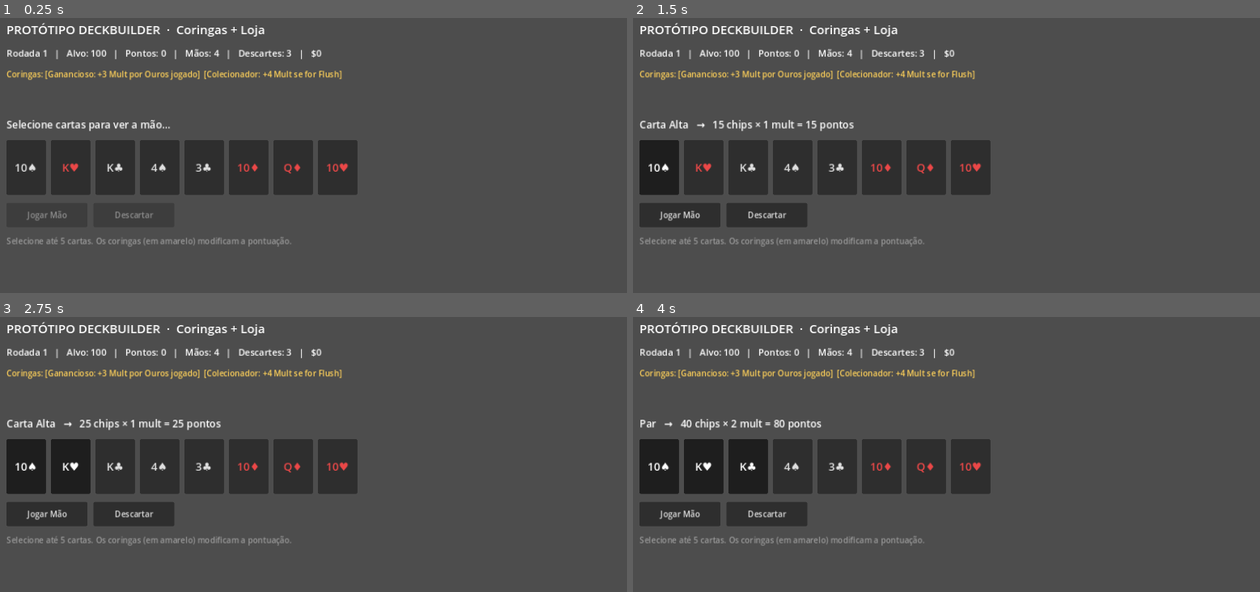
Above: before the commit, frames 1-4 (two rows, left to right).
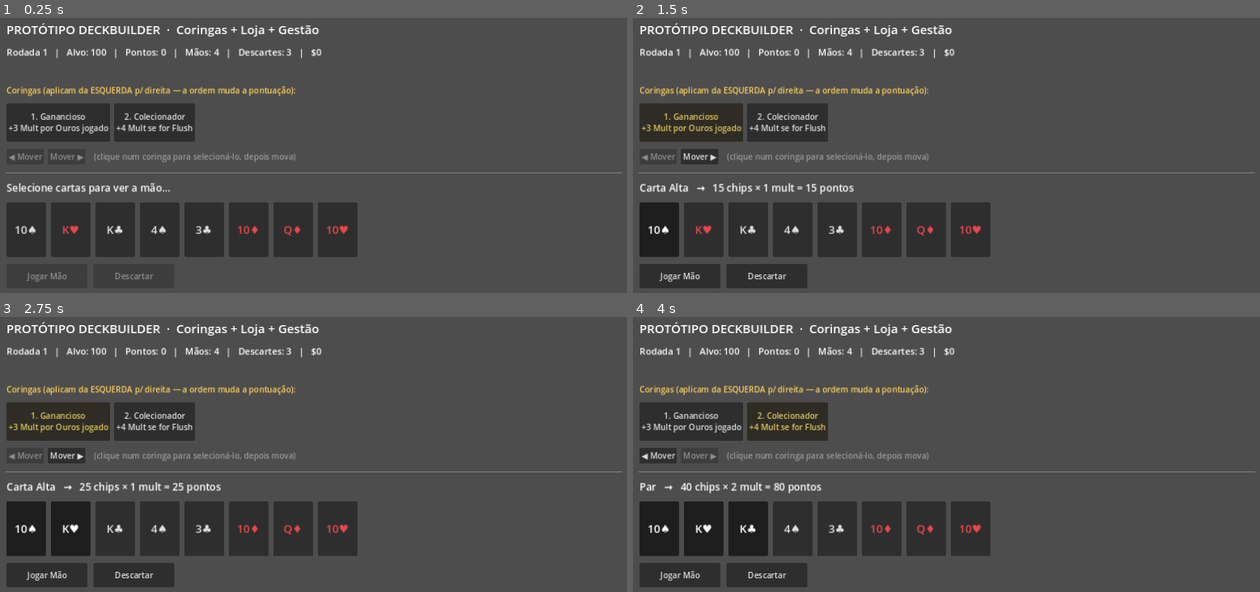
Above: after the commit, the same moments.

Repository: srtebanha-ux/vscode
Game: Godot game, scene res://main.tscn
Two runs of this game, one before a commit and one after it. Both use one fixed random seed, a clock stepped at 60 frames per second and the inputs below.
Inputs (mouse positions are in pixels of both pictures, inside the frame that each line leads up to):
- Up to frame 1 (0.25 s): no input
- Up to frame 2 (1.5 s): click "10♠" at 0.5 s; click (689, 122) at 1.25 s, where only the run after the commit has a clickable "1. Ganancioso +3 Mult por Our…"
- Up to frame 3 (2.75 s): click "K♥" at 2 s
- Up to frame 4 (4 s): click (789, 421) at 2.75 s, where only the run after the commit has a clickable "2. Colecionador +4 Mult se fo…"; click "K♣" at 3.5 s

The runs differ from the first frame. In frame 1, 23% of the frame differs, in the area x 0-100%, y 2-96%; in frame 2, 26%; in frame 3, 26%, in the area x 0-100%, y 2-99%; in frame 4, 26%.

Commit message:
Phase 2: spatial joker management (order matters) + shop reroll
Entrega o diferencial da visão original — organizar importa:

- joker.gd: efeitos posicionais MULT_PER_LEFT e MULT_IF_RIGHTMOST; novos
  coringas Acumulador e Finalizador (catálogo agora com 10)
- scoring.gd: passa a POSIÇÃO de cada coringa no contexto, então a ordem da
  fileira altera a pontuação
- main.gd: fileira de coringas reordenável (selecionar + Mover ◀/▶) sempre
  visível; reroll pago na loja
- tests/run_tests.gd: testes que provam que a ordem muda o resultado
  (Finalizador por último = 14 mult; não-último = 6) — 14 testes no total
- README/GDD/jokers atualizados; próximo passo é grade 2D real

Co-Authored-By: Claude Opus 4.8 <noreply@anthropic.com>
Claude-Session: https://claude.ai/code/session_01DT7u89Rz2w2T4WFyx9WgUE

Diff:
--- a/deckbuilder-prototype/joker.gd
+++ b/deckbuilder-prototype/joker.gd
@@ -15,6 +15,8 @@
 	CHIPS_PER_SUIT,   # 4: +amount de chips por carta do naipe suit_filter
 	MULT_IF_HAND,     # 5: +amount de mult SE o tipo de mão == hand_filter
 	MULT_PER_DISCARD, # 6: +amount de mult por descarte NÃO usado (recompensa cautela)
+	MULT_PER_LEFT,    # 7: +amount de mult por coringa à ESQUERDA (posição importa!)
+	MULT_IF_RIGHTMOST,# 8: +amount de mult SE for o coringa mais à direita
 }
 
 @export var id: String = ""
@@ -46,6 +48,12 @@
 				mult += amount
 		Effect.MULT_PER_DISCARD:
 			mult += amount * int(ctx.get("discards_left", 0))
+		Effect.MULT_PER_LEFT:
+			# ctx["index"] = posição deste coringa (0 = mais à esquerda)
+			mult += amount * int(ctx.get("index", 0))
+		Effect.MULT_IF_RIGHTMOST:
+			if int(ctx.get("index", 0)) == int(ctx.get("joker_count", 1)) - 1:
+				mult += amount
 	return { "chips": chips, "mult": mult }
 
 
@@ -94,4 +102,8 @@
 			Effect.CHIPS_PER_SUIT, 15, "spades", "", 5),
 		make("trio", "Trio", "+5 Mult se for Trinca",
 			Effect.MULT_IF_HAND, 5, "", "Trinca", 5),
+		make("acumulador", "Acumulador", "+2 Mult por coringa à esquerda",
+			Effect.MULT_PER_LEFT, 2, "", "", 6),
+		make("finalizador", "Finalizador", "+8 Mult se for o último à direita",
+			Effect.MULT_IF_RIGHTMOST, 8, "", "", 6),
 	]
--- a/deckbuilder-prototype/main.gd
+++ b/deckbuilder-prototype/main.gd
@@ -1,8 +1,12 @@
 extends Control
 
-## Protótipo jogável de deckbuilder (Balatro-lite) + Coringas + Loja.
+## Protótipo jogável de deckbuilder (Balatro-lite) + Coringas + Loja + Gestão.
 ## Toda a UI é construída em código de propósito: zero arte, foco no LOOP.
 ## A lógica de pontuação vive em scoring.gd (testável); aqui é só jogo + UI.
+##
+## FASE 2 (gestão espacial): a ORDEM dos coringas importa. Alguns efeitos
+## dependem da posição na fileira, e você pode reordená-los — organizar é
+## uma decisão, no espírito do Backpack Hero.
 
 # --------------------------------------------------------------------------
 #  BALANCEAMENTO — mexa aqui para ajustar o jogo. É o "painel de controle".
@@ -16,6 +20,7 @@
 const STARTING_JOKERS := 2      # coringas com que o jogador começa
 const MAX_JOKERS := 5           # limite de coringas
 const SHOP_SLOTS := 3           # coringas ofertados por loja
+const REROLL_COST := 2          # custo para rerolar a loja
 
 # --------------------------------------------------------------------------
 #  ESTADO
@@ -23,7 +28,8 @@
 var deck: Array = []
 var hand: Array = []
 var selected: Array = []     # índices dentro de `hand`
-var jokers: Array = []       # coringas em posse do jogador
+var jokers: Array = []       # coringas em posse do jogador (a ORDEM importa)
+var selected_joker := -1     # coringa selecionado para reordenar (-1 = nenhum)
 var shop_offers: Array = []  # coringas à venda na loja atual
 var round_num := 1
 var target := BASE_TARGET
@@ -38,8 +44,11 @@
 #  REFERÊNCIAS DE UI
 # --------------------------------------------------------------------------
 var info_label: Label
-var joker_label: Label
 var message_label: Label
+# fileira de coringas (sempre visível)
+var joker_row: HBoxContainer
+var move_left_button: Button
+var move_right_button: Button
 # painel de jogo
 var play_panel: VBoxContainer
 var preview_label: Label
@@ -49,6 +58,7 @@
 # painel de loja
 var shop_panel: VBoxContainer
 var shop_row: HBoxContainer
+var reroll_button: Button
 var continue_button: Button
 
 
@@ -63,11 +73,11 @@
 	add_child(margin)
 
 	var root := VBoxContainer.new()
-	root.add_theme_constant_override("separation", 16)
+	root.add_theme_constant_override("separation", 14)
 	margin.add_child(root)
 
 	var title := Label.new()
-	title.text = "PROTÓTIPO DECKBUILDER  ·  Coringas + Loja"
+	title.text = "PROTÓTIPO DECKBUILDER  ·  Coringas + Loja + Gestão"
 	title.add_theme_font_size_override("font_size", 24)
 	root.add_child(title)
 
@@ -75,17 +85,12 @@
 	info_label.add_theme_font_size_override("font_size", 18)
 	root.add_child(info_label)
 
-	joker_label = Label.new()
-	joker_label.add_theme_color_override("font_color", Color(1.0, 0.82, 0.35))
-	joker_label.autowrap_mode = TextServer.AUTOWRAP_WORD_SMART
-	root.add_child(joker_label)
-
 	message_label = Label.new()
 	message_label.add_theme_color_override("font_color", Color(0.4, 0.8, 1.0))
 	root.add_child(message_label)
 
+	_build_joker_bar(root)
 	root.add_child(HSeparator.new())
-
 	_build_play_panel(root)
 	_build_shop_panel(root)
 
@@ -94,9 +99,39 @@
 	start_round()
 
 
+func _build_joker_bar(root: VBoxContainer) -> void:
+	var header := Label.new()
+	header.text = "Coringas (aplicam da ESQUERDA p/ direita — a ordem muda a pontuação):"
+	header.add_theme_color_override("font_color", Color(1.0, 0.82, 0.35))
+	root.add_child(header)
+
+	joker_row = HBoxContainer.new()
+	joker_row.add_theme_constant_override("separation", 8)
+	root.add_child(joker_row)
+
+	var move_bar := HBoxContainer.new()
+	move_bar.add_theme_constant_override("separation", 8)
+	root.add_child(move_bar)
+
+	move_left_button = Button.new()
+	move_left_button.text = "◀ Mover"
+	move_left_button.pressed.connect(_move_joker.bind(-1))
+	move_bar.add_child(move_left_button)
+
+	move_right_button = Button.new()
+	move_right_button.text = "Mover ▶"
+	move_right_button.pressed.connect(_move_joker.bind(1))
+	move_bar.add_child(move_right_button)
+
+	var tip := Label.new()
+	tip.text = "  (clique num coringa para selecioná-lo, depois mova)"
+	tip.add_theme_color_override("font_color", Color(0.6, 0.6, 0.6))
+	move_bar.add_child(tip)
+
+
 func _build_play_panel(root: VBoxContainer) -> void:
 	play_panel = VBoxContainer.new()
-	play_panel.add_theme_constant_override("separation", 16)
+	play_panel.add_theme_constant_override("separation", 14)
 	root.add_child(play_panel)
 
 	preview_label = Label.new()
@@ -123,15 +158,10 @@
 	discard_button.pressed.connect(_on_discard)
 	buttons.add_child(discard_button)
 
-	var hint := Label.new()
-	hint.text = "Selecione até 5 cartas. Os coringas (em amarelo) modificam a pontuação."
-	hint.add_theme_color_override("font_color", Color(0.6, 0.6, 0.6))
-	play_panel.add_child(hint)
-
 
 func _build_shop_panel(root: VBoxContainer) -> void:
 	shop_panel = VBoxContainer.new()
-	shop_panel.add_theme_constant_override("separation", 16)
+	shop_panel.add_theme_constant_override("separation", 14)
 	root.add_child(shop_panel)
 
 	var shop_title := Label.new()
@@ -143,11 +173,21 @@
 	shop_row.add_theme_constant_override("separation", 12)
 	shop_panel.add_child(shop_row)
 
+	var shop_buttons := HBoxContainer.new()
+	shop_buttons.add_theme_constant_override("separation", 12)
+	shop_panel.add_child(shop_buttons)
+
+	reroll_button = Button.new()
+	reroll_button.text = "Rerolar ($%d)" % REROLL_COST
+	reroll_button.custom_minimum_size = Vector2(160, 48)
+	reroll_button.pressed.connect(_on_reroll)
+	shop_buttons.add_child(reroll_button)
+
 	continue_button = Button.new()
 	continue_button.text = "Próxima Rodada  ▶"
 	continue_button.custom_minimum_size = Vector2(220, 48)
 	continue_button.pressed.connect(_on_continue)
-	shop_panel.add_child(continue_button)
+	shop_buttons.add_child(continue_button)
 
 
 # --------------------------------------------------------------------------
@@ -239,16 +279,41 @@
 	in_shop = false
 	round_num = 1
 	money = 0
+	selected_joker = -1
 	message_label.text = ""
 	jokers = Joker.default_pool().slice(0, STARTING_JOKERS)
 	start_round()
 
 
 # --------------------------------------------------------------------------
-#  LOJA (Fase 1.5)
+#  GESTÃO: reordenar coringas (a posição muda o cálculo)
+# --------------------------------------------------------------------------
+func _on_joker_clicked(index: int) -> void:
+	selected_joker = -1 if selected_joker == index else index
+	update_ui()
+
+
+func _move_joker(dir: int) -> void:
+	var i := selected_joker
+	var j := i + dir
+	if i < 0 or j < 0 or j >= jokers.size():
+		return
+	var tmp = jokers[i]
+	jokers[i] = jokers[j]
+	jokers[j] = tmp
+	selected_joker = j
+	update_ui()
+
+
+# --------------------------------------------------------------------------
+#  LOJA
 # --------------------------------------------------------------------------
 func _open_shop() -> void:
 	in_shop = true
+	_generate_offers()
+
+
+func _generate_offers() -> void:
 	shop_offers.clear()
 	var owned := {}
 	for j in jokers:
@@ -275,6 +340,15 @@
 	update_ui()
 
 
+func _on_reroll() -> void:
+	if money < REROLL_COST:
+		return
+	money -= REROLL_COST
+	_generate_offers()
+	message_label.text = "Loja rerolada (-$%d)" % REROLL_COST
+	update_ui()
+
+
 func _on_continue() -> void:
 	in_shop = false
 	round_num += 1
@@ -299,13 +373,14 @@
 	info_label.text = "Rodada %d   |   Alvo: %d   |   Pontos: %d   |   Mãos: %d   |   Descartes: %d   |   $%d" % [
 		round_num, target, round_score, hands_left, discards_left, money
 	]
-	_update_jokers_label()
+	_rebuild_jokers()
 
 	play_panel.visible = not in_shop
 	shop_panel.visible = in_shop
 
 	if in_shop:
 		_rebuild_shop()
+		reroll_button.disabled = money < REROLL_COST
 	else:
 		_rebuild_cards()
 		_update_preview()
@@ -313,14 +388,26 @@
 		discard_button.disabled = game_over or selected.is_empty() or discards_left <= 0
 
 
-func _update_jokers_label() -> void:
+func _rebuild_jokers() -> void:
+	for child in joker_row.get_children():
+		child.queue_free()
 	if jokers.is_empty():
-		joker_label.text = "Coringas: (nenhum)"
-		return
-	var parts := []
-	for j in jokers:
-		parts.append("[%s: %s]" % [j.joker_name, j.description])
-	joker_label.text = "Coringas: " + "  ".join(parts)
+		var empty := Label.new()
+		empty.text = "(nenhum coringa)"
+		empty.add_theme_color_override("font_color", Color(0.6, 0.6, 0.6))
+		joker_row.add_child(empty)
+	else:
+		for i in jokers.size():
+			var j: Joker = jokers[i]
+			var b := Button.new()
+			b.custom_minimum_size = Vector2(155, 76)
+			b.text = "%d. %s\n%s" % [i + 1, j.joker_name, j.description]
+			if i == selected_joker:
+				b.modulate = Color(1.0, 0.9, 0.4)  # destaca o selecionado
+			b.pressed.connect(_on_joker_clicked.bind(i))
+			joker_row.add_child(b)
+	move_left_button.disabled = selected_joker <= 0
+	move_right_button.disabled = selected_joker < 0 or selected_joker >= jokers.size() - 1
 
 
 func _rebuild_cards() -> void:
--- a/deckbuilder-prototype/scoring.gd
+++ b/deckbuilder-prototype/scoring.gd
@@ -88,7 +88,12 @@
 	var base_chips := chips
 	var base_mult := mult
 
-	for j in jokers:
+	# Aplica da esquerda para a direita. A POSIÇÃO de cada coringa entra no ctx,
+	# então efeitos posicionais (MULT_PER_LEFT, MULT_IF_RIGHTMOST) dependem da ordem.
+	ctx["joker_count"] = jokers.size()
+	for i in jokers.size():
+		var j = jokers[i]
+		ctx["index"] = i
 		var r: Dictionary = j.apply(chips, mult, type_name, cards, ctx)
 		chips = int(r.chips)
 		mult = int(r.mult)
--- a/deckbuilder-prototype/tests/run_tests.gd
+++ b/deckbuilder-prototype/tests/run_tests.gd
@@ -25,6 +25,8 @@
 	test_joker_chips_per_suit()
 	test_joker_flat_mult()
 	test_joker_stacking()
+	test_joker_per_left()
+	test_order_matters()
 	test_catalog()
 	print("\n== Resultado: %d passaram, %d falharam ==" % [_passed, _failed])
 	quit(1 if _failed > 0 else 0)
@@ -162,13 +164,37 @@
 	check("stack: (2+6)*3", int(r.mult), 24)
 
 
+func test_joker_per_left() -> void:
+	# Acumulador: +2 mult por coringa à esquerda. Sozinho (índice 0) não soma.
+	var acu := Joker.make("a", "Acumulador", "", Joker.Effect.MULT_PER_LEFT, 2)
+	var pair := [_card(13, "spades"), _card(13, "hearts")]
+	var r1 := Scoring.score(pair, [acu], {})
+	check("acumulador sozinho: mult 2", int(r1.mult), 2)
+	# Com um coringa à esquerda (índice 1): +2*1 = +2.
+	var oti := Joker.make("o", "Otimista", "", Joker.Effect.FLAT_MULT, 4)
+	var r2 := Scoring.score(pair, [oti, acu], {})
+	check("acumulador apos otimista: (2+4)+2", int(r2.mult), 8)
+
+
+func test_order_matters() -> void:
+	# Finalizador: +8 mult SE for o último. A ORDEM muda o resultado — o ponto
+	# central da Fase 2 (gestão espacial).
+	var oti := Joker.make("o", "Otimista", "", Joker.Effect.FLAT_MULT, 4)
+	var fin := Joker.make("f", "Finalizador", "", Joker.Effect.MULT_IF_RIGHTMOST, 8)
+	var pair := [_card(13, "spades"), _card(13, "hearts")]
+	# [otimista, finalizador]: 2 +4 = 6, finalizador é o último -> +8 = 14.
+	check("ordem A: finalizador por ultimo", int(Scoring.score(pair, [oti, fin], {}).mult), 14)
+	# [finalizador, otimista]: finalizador NÃO é o último -> +0; +4 = 6.
+	check("ordem B: finalizador nao e ultimo", int(Scoring.score(pair, [fin, oti], {}).mult), 6)
+
+
 func test_catalog() -> void:
 	# O catálogo cresceu para a loja ter variedade.
-	check("catalogo: 8 coringas", Joker.default_pool().size(), 8)
+	check("catalogo: 10 coringas", Joker.default_pool().size(), 10)
 	# cost tem default 4 quando não informado em make().
 	check("cost: default 4", Joker.make("x", "", "", Joker.Effect.FLAT_MULT, 1).cost, 4)
 	# ids únicos (a loja depende disso para não ofertar duplicado).
 	var ids := {}
 	for j in Joker.default_pool():
 		ids[j.id] = true
-	check("catalogo: ids unicos", ids.size(), 8)
+	check("catalogo: ids unicos", ids.size(), 10)
Not shown, changed: deckbuilder-prototype/GDD.md
Not shown, changed: deckbuilder-prototype/README.md
Not shown, changed: deckbuilder-prototype/jokers/README.md
